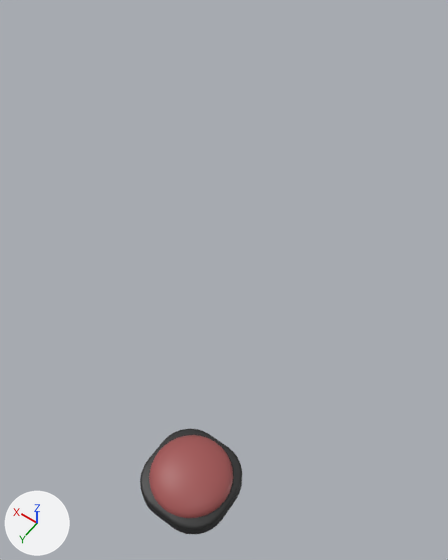
One commit to the FBX model Future Power/Assets/Custom Assets/Models/ResetButton.fbx: the scene before it, then after it.
The view is the same before and after, from a camera (50 mm lens) standing at (-0.411, 0.431, 1.621) and looking at (0.124, -0.318, 0.444). Arrows for +X, +Y and +Z are at lower left; the lights stay in place. Where no turn or scale is listed for an object, it has been applied to the vertices.

The first picture shows 'resetbutton', 'resetbutton.001'.
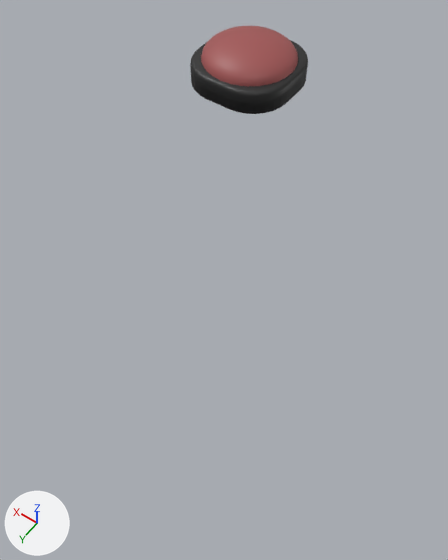
Pixel boxes [x1, y1, x2, y2] of what changed, in the pictures (448 x 560 px):
'resetbutton.001', reshaped, moved (40% wider)
    before: [149, 435, 233, 518]
    after: [190, 26, 308, 114]
'resetbutton', deleted (black)
    before: [140, 429, 242, 534]
part 1 of me_sphere_001, added (black)
    after: [190, 40, 308, 114]

Edits to the bpy script that builds the scene:
```text
Change me_sphere_001:
    used by ob_resetbutton_001; location = (0.0, 0.0, 0.053)
    remove me_sphere_001.from_pydata(...)  # 257 vertices, 256 faces; spans x -0.108..0.108, y -0.108..0.108, z 0.0..0.045
    add me_sphere_001.from_pydata(...)  # 422 vertices, 390 faces; spans x -0.12..0.12, y -0.12..0.12, z -0.053..0.045
    me_sphere_001 part 1: a new loose piece of 165 vertices spanning x -0.12..0.12, y -0.12..0.12, z -0.053..0.0, in mat_base (black #272727)
    add me_sphere_001.materials.append(mat_base)  # black #272727
Remove ob_resetbutton:
    ob_resetbutton = bpy.data.objects.new('resetbutton', me_sphere)
    ob_resetbutton.location = (0.0, 0.0, 0.053)
Change ob_resetbutton_001:
    ob_resetbutton_001.location: (0.0, 0.0, 0.053) -> (0.265, -0.613, 0.835)
```
